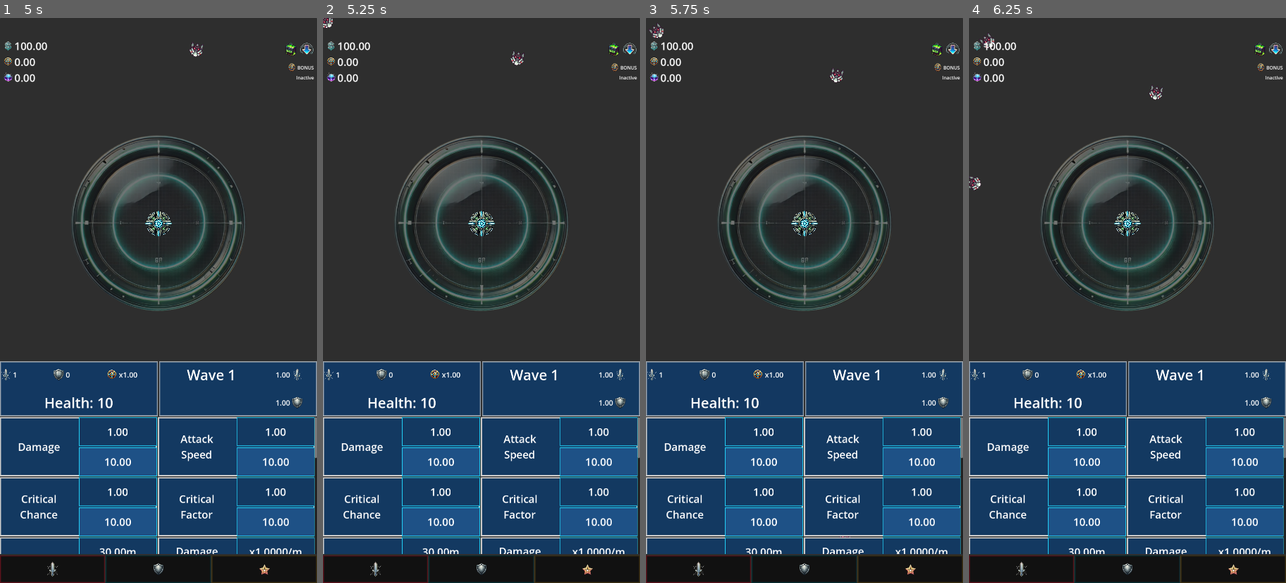
Above: before the commit, frames 1-4 (left to right).
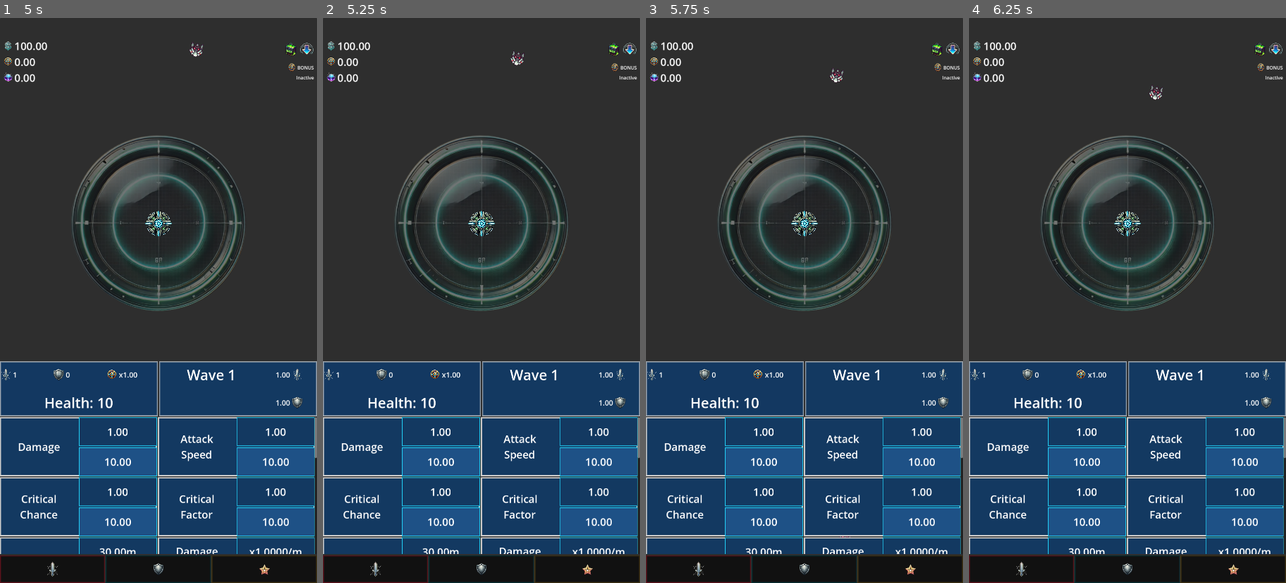
Above: after the commit, the same moments.

Repository: ascyrax/circle-defence
Game: Godot game, scene res://main.tscn
Same seed, same stepped clock (60 frames per second), same inputs: the game is played once before the commit and once after it.
Inputs (mouse positions are in pixels of both pictures, inside the frame that each line leads up to):
- Up to frame 1 (5 s): click (53, 385) at 0.5 s; click (263, 385) at 1.25 s; click "BATTLE" at 2 s; tap Enter at 2.75 s; move the mouse to (228, 272) at 2.77 s; click (228, 272) at 2.92 s; tap Space at 3.5 s; move the mouse to (95, 328) at 3.52 s; click (95, 328) at 3.67 s; move the mouse to (190, 176) at 4.27 s; click (190, 176) at 4.42 s
- Up to frame 2 (5.25 s): move the mouse to (465, 413) at 5.02 s; click (465, 413) at 5.17 s
- Up to frame 3 (5.75 s): no input
- Up to frame 4 (6.25 s): move the mouse to (1222, 385) at 5.77 s; click (1222, 385) at 5.92 s

Frame 1 is identical in both runs. In frame 2, less than 0.1% of the frame differs, in the area x 0-4%, y 0-2%; in frame 3, less than 0.1%; in frame 4, 0.1%, in the area x 0-8%, y 2-31%.

Commit message:
pause btwn waves + enemy spawns increase per wave

Diff:
--- a/enemy.gd
+++ b/enemy.gd
@@ -62,6 +62,7 @@
 		_update_health(_bulletDamage)
 		if(_health <= 0.0):
 			queue_free()
+			GlobalData.update_wave_enemies_killed(+1)
 			update_cash_value()
 			update_coin_value()
 
--- a/gamePlay.gd
+++ b/gamePlay.gd
@@ -13,6 +13,7 @@
 #var _temp2 = _update_resources()
 #var _temp3 = _update_wave_data()
 #var _waveNumber:int = 1
+var enemySpawnTimer : Timer
 
 
 func _ready() -> void:
@@ -33,11 +34,24 @@
 	GlobalData.attack_upgrade_values_updated.connect(_update_shooter_data)
 	GlobalData.defense_upgrade_values_updated.connect(_update_shooter_data)
 
+	GlobalData.wave_enemies_spawned.connect(_pause_enemy_spawn)
+	GlobalData.wave_enemies_killed.connect(_resume_enemy_spawn)
+	GlobalData.wave_changed.connect(_update_wave_data)
+
 	GlobalData.game_over.connect(_load_main_scene, 0.0)
 
 
 func _process(delta: float) -> void:
 	pass
+
+func _pause_enemy_spawn(val: int):
+	enemySpawnTimer.stop()
+	GlobalData.set_wave_enemies_spawned(0)
+
+func _resume_enemy_spawn(val:int):
+	enemySpawnTimer.start()
+	GlobalData.update_wave_number(+1)
+	GlobalData.set_wave_enemies_killed(0)
 
 func _load_main_scene(value: float):
 	get_tree().change_scene_to_packed(_mainScene)
@@ -97,7 +111,7 @@
 	rangeSprite.scale = Vector2(correctScaleX, correctScaleY)
 
 func spawn_enemies():
-	var enemySpawnTimer = Timer.new()
+	enemySpawnTimer = Timer.new()
 	add_child(enemySpawnTimer)
 	enemySpawnTimer.wait_time = enemySpawnInterval
 	enemySpawnTimer.one_shot= false
@@ -105,6 +119,7 @@
 	enemySpawnTimer.start()
 
 func _spawn_enemy():
+	GlobalData.update_wave_enemies_spawned(+1.0)
 	var newEnemy = enemyScene.instantiate() as Node2D
 
 	var enemyContainer = $"Panel/VBoxContainer/EnemySpawner" as Node2D
--- a/global_data.gd
+++ b/global_data.gd
@@ -5,11 +5,15 @@
 const _INITIAL_DAMAGE  = 1.0 # during wave 1 start
 const _INITIAL_ATTACK_SPEED  = 1.0 # during wave 1 start
 const _INITIAL_HEALTH_REGENERATION  = 0.0 # during wave 1 start
+const _BASE_ENEMY_SPAWN_PER_WAVE = 1.0
+
+var _waveNumber = 1
+var _totalEnemySpawnsPerWave = _BASE_ENEMY_SPAWN_PER_WAVE + _waveNumber
 
 var _cashValue = 0.0
 var _coinValue = 0.0
 var _gemValue = 0.0
-var _waveNumber = 1
+
 
 #var _touchActive = false
 
@@ -63,6 +67,13 @@
 #var _bulletSpeed = 700.00
 signal game_over
 
+
+var _waveEnemiesSpawned = 0.0
+var _waveEnemiesKilled = 0.0
+signal wave_enemies_spawned
+signal wave_enemies_killed
+signal wave_changed
+
 signal enemy_values_updated
 
 signal cash_value_updated
@@ -75,11 +86,8 @@
 
 signal health_regeneration_value_updated
 
-
-
-
-
-
+func set_total_enemy_spawns_per_wave(val: int):
+	_totalEnemySpawnsPerWave = val
 
 func reset_game_play_values():
 	_health = _INITIAL_HEALTH
@@ -87,7 +95,31 @@
 	_attackSpeed = _INITIAL_ATTACK_SPEED
 	_healthRegeneration = _INITIAL_HEALTH_REGENERATION
 	_cashValue = _INITIAL_CASH_VALUE
-
+	_waveNumber = 1
+
+
+func get_wave_enemies_spawned():
+	return _waveEnemiesSpawned
+
+func update_wave_enemies_spawned(value : float):
+	_waveEnemiesSpawned += value
+	if(_waveEnemiesSpawned == _totalEnemySpawnsPerWave):
+		wave_enemies_spawned.emit(_waveEnemiesSpawned)
+
+func set_wave_enemies_spawned(value: float):
+	_waveEnemiesSpawned = value
+
+
+func get_wave_enemies_killed():
+	return _waveEnemiesKilled
+
+func update_wave_enemies_killed(value : float):
+	_waveEnemiesKilled += value
+	if(_waveEnemiesKilled == _totalEnemySpawnsPerWave):
+		wave_enemies_killed.emit(_waveEnemiesKilled)
+
+func set_wave_enemies_killed(value: float):
+	_waveEnemiesKilled = value
 
 
 
@@ -111,6 +143,9 @@
 
 func update_wave_number(value: int):
 	_waveNumber += value
+	wave_changed.emit(_waveNumber)
+	set_total_enemy_spawns_per_wave(_BASE_ENEMY_SPAWN_PER_WAVE + _waveNumber)
+
 
 func update_cash_value(value: float):
 	_cashValue += value
